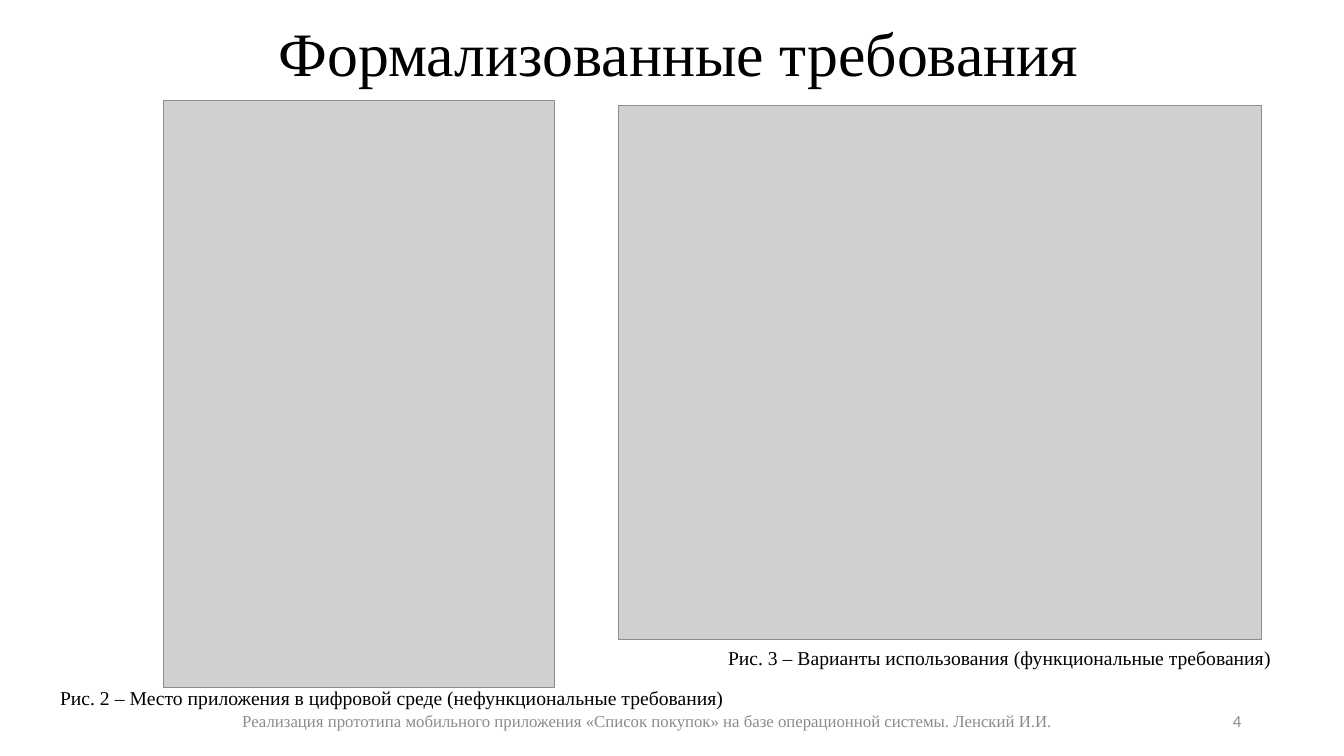
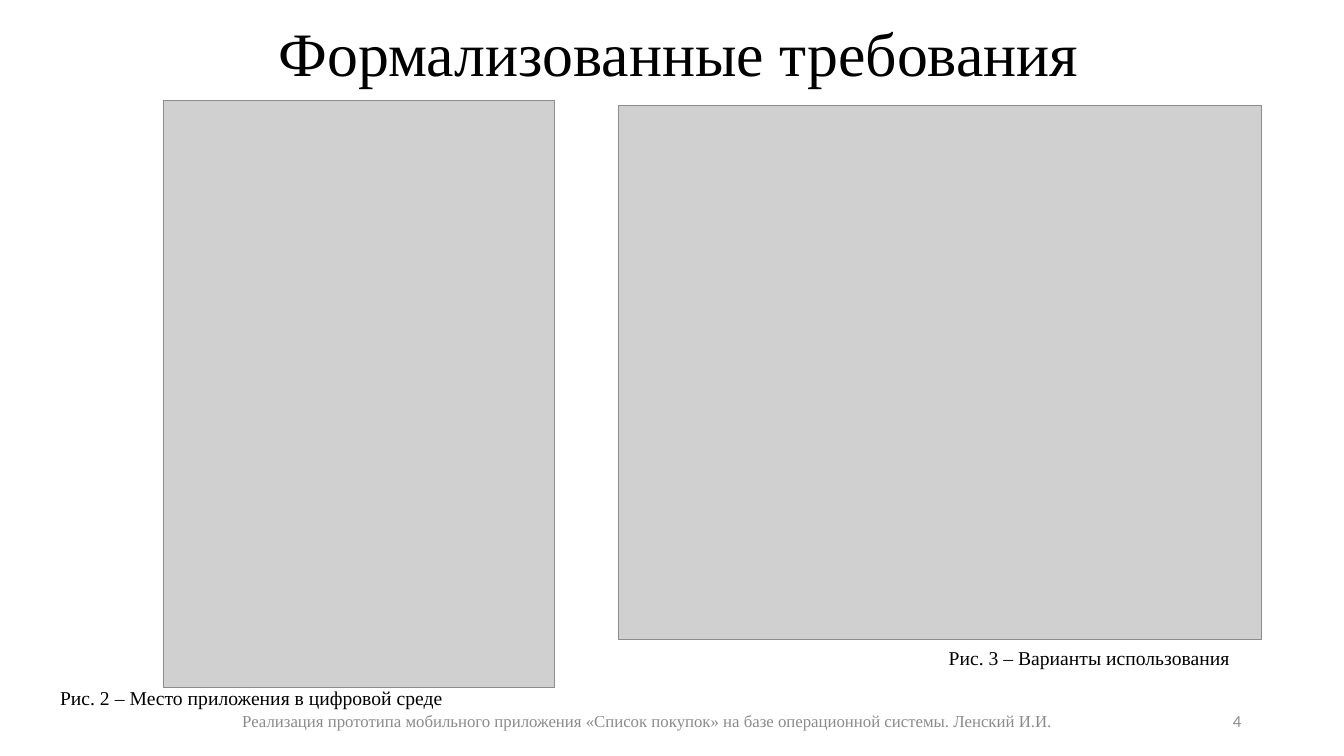
Before and after one commit to IliaLenskii/graduate-work, a slide deck: slide 4 of 3/java-2021-1-Lenskii.pptx. Drawn at 1344x756 pixels with LibreOffice and Linux fonts; fonts in the diff are those of the drawing; grey boxes stand for pictures. Boxes give left, top, right and bottom in pixels: in the first picture for what was removed or moved away, otherwise in the second. Text is boxed around its words. In the diff, an @@ line names an element or a change of style, - is before the commit and + after.

```diff
--- a/3/java-2021-1-Lenskii.pptx
+++ b/3/java-2021-1-Lenskii.pptx
@@ text at [949, 652, 1229, 670]: text changed @@
-Рис. 3 – Варианты использования (функциональные требования)
+Рис. 3 – Варианты использования
@@ text at [60, 691, 443, 710]: text changed @@
-Рис. 2 – Место приложения в цифровой среде (нефункциональные требования)
+Рис. 2 – Место приложения в цифровой среде
```
Also in this commit, not shown: 1 other file.
